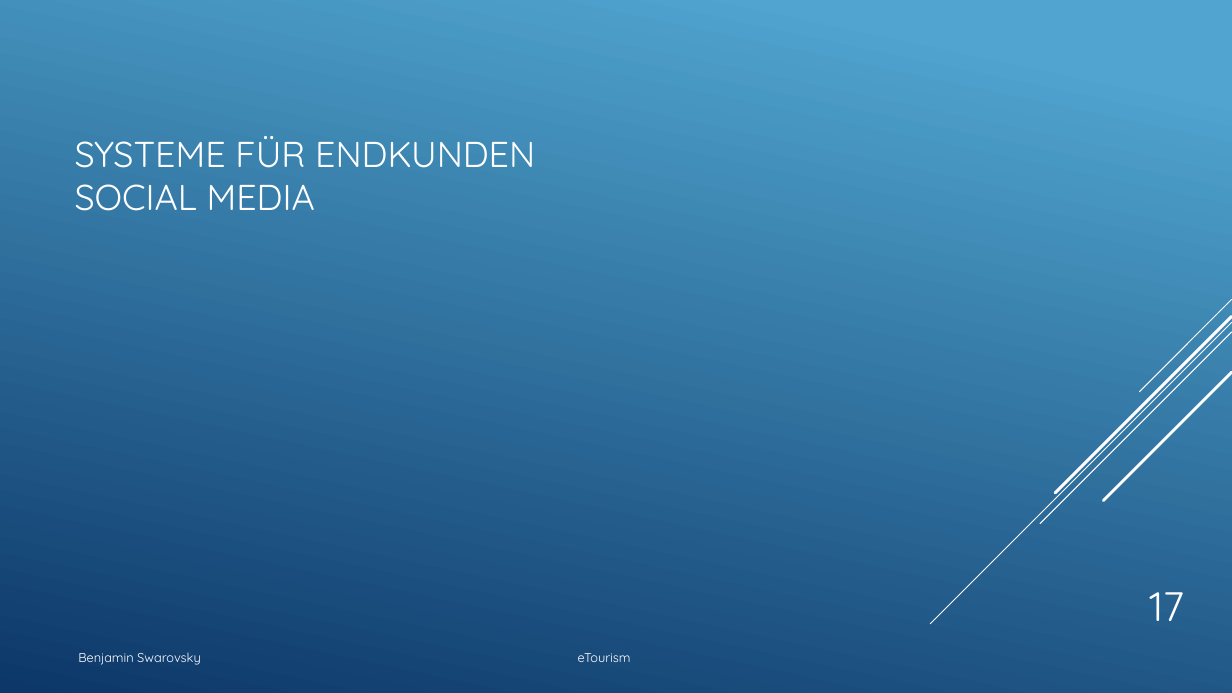
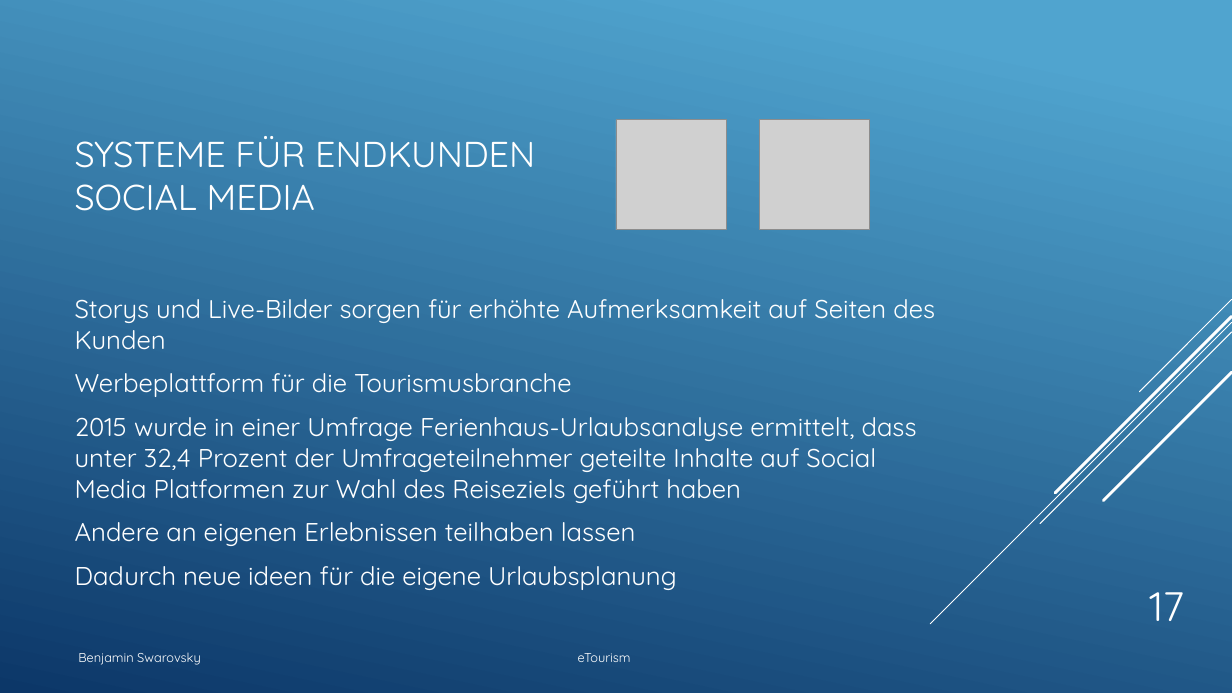
Before and after one commit to BenjaminS01/eTourism, a slide deck: slide 17 of Etourism1.pptx. Drawn at 1232x693 pixels with LibreOffice and Linux fonts; fonts in the diff are those of the drawing; grey boxes stand for pictures. Boxes give left, top, right and bottom in pixels: in the first picture for what was removed or moved away, otherwise in the second. Text is boxed around its words. In the diff, an @@ line names an element or a change of style, - is before the commit and + after.

```diff
--- a/Etourism1.pptx
+++ b/Etourism1.pptx
@@ picture added at [616, 120, 726, 230] @@
@@ picture added at [760, 120, 870, 230] @@
@@ text added at [75, 299, 935, 590], 20 pt, text #FFFFFF @@
+Storys und Live-Bilder sorgen für erhöhte Aufmerksamkeit auf Seiten des Kunden
+Werbeplattform für die Tourismusbranche
+2015 wurde in einer Umfrage Ferienhaus-Urlaubsanalyse ermittelt, dass unter 32,4 Prozent der Umfrageteilnehmer geteilte Inhalte auf Social Media Platformen zur Wahl des Reiseziels geführt haben
+Andere an eigenen Erlebnissen teilhaben lassen
+Dadurch neue ideen für die eigene Urlaubsplanung
```
Also in this commit, not shown: 3 other slides changed.
